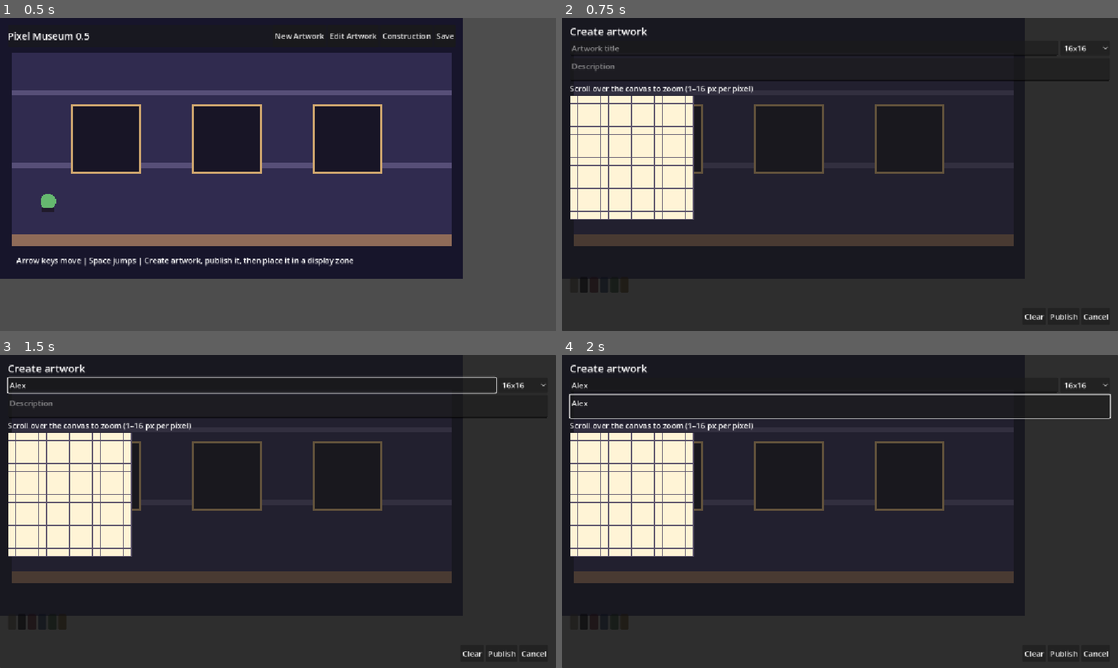
Above: before the commit, frames 1-4 (two rows, left to right).
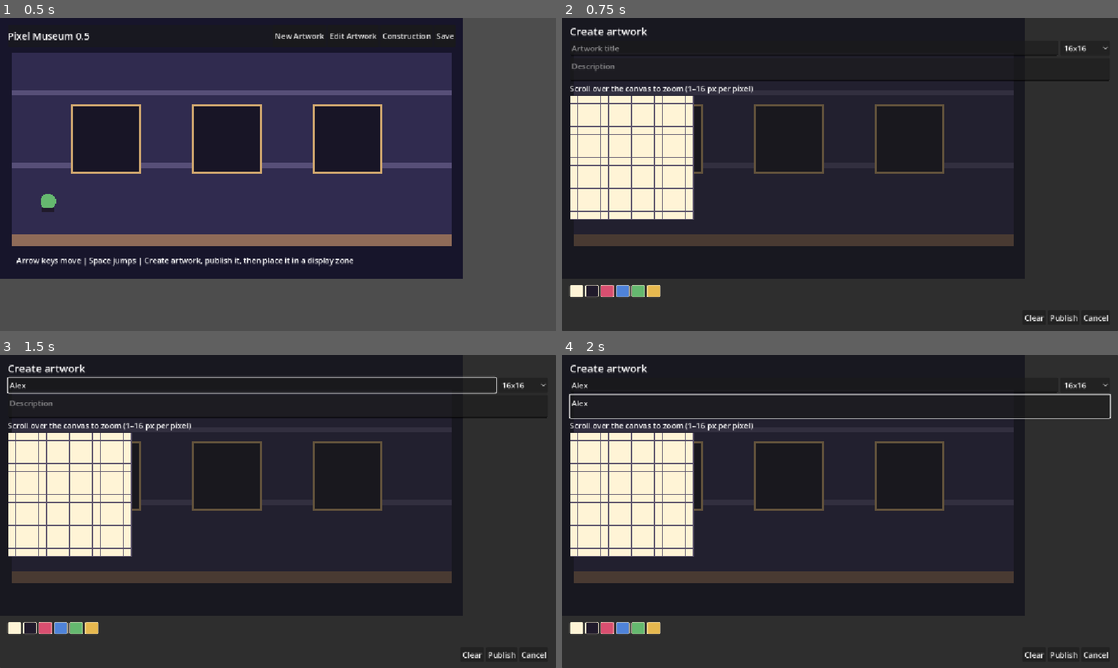
Above: after the commit, the same moments.

Repository: Yhtomitos/PixelMuseum
Game: Godot game, scene res://node_2d.tscn
Same seed, same stepped clock (60 frames per second), same inputs: the game is played once before the commit and once after it.
Inputs (mouse positions are in pixels of both pictures, inside the frame that each line leads up to):
- Up to frame 1 (0.5 s): no input
- Up to frame 2 (0.75 s): click "New Artwork" at 0.5 s
- Up to frame 3 (1.5 s): click (250, 386) at 1.27 s; type "Alex" at 1.35 s
- Up to frame 4 (2 s): click (840, 405) at 1.5 s; type "Alex" at 1.58 s

Frame 1 is identical in both runs. In frame 2, 0.7% of the frame differs, in the area x 1-99%, y 83-97%; in frame 3, 0.7%; in frame 4, 0.7%.

Commit message:
Brightened the palette swatches by replacing the default darkened button tint with explicit color styles.
Normal, hover, pressed, and focus states now retain the intended palette colors.
Added a light border for clearer swatch visibility.

Diff:
--- a/scripts/pixel_editor.gd
+++ b/scripts/pixel_editor.gd
@@ -59,7 +59,7 @@
 	grid_scroll = ScrollContainer.new()
 	grid_scroll.size_flags_horizontal = Control.SIZE_EXPAND_FILL
 	grid_scroll.size_flags_vertical = Control.SIZE_EXPAND_FILL
-	grid_scroll.custom_minimum_size = Vector2(0, 260)
+	grid_scroll.custom_minimum_size = Vector2(0, 220)
 	grid_scroll.clip_contents = true
 	column.add_child(grid_scroll)
 	grid = _PixelGrid.new()
@@ -67,37 +67,61 @@
 	grid_scroll.add_child(grid)
 	var bottom_area := VBoxContainer.new()
 	bottom_area.size_flags_vertical = Control.SIZE_SHRINK_END
-	bottom_area.custom_minimum_size.y = 72
+	bottom_area.custom_minimum_size.y = 60
+	bottom_area.add_theme_constant_override("separation", 2)
 	column.add_child(bottom_area)
 	var palette := HBoxContainer.new()
-	palette.custom_minimum_size.y = 32
+	palette.custom_minimum_size.y = 24
 	bottom_area.add_child(palette)
 	for index in colors.size():
 		var swatch := Button.new()
 		swatch.text = "  "
+		swatch.custom_minimum_size = Vector2(28, 24)
 		swatch.tooltip_text = "Palette entry %s" % index
-		swatch.modulate = colors[index]
+		swatch.modulate = Color.WHITE
+		swatch.add_theme_stylebox_override("normal", _palette_swatch_style(colors[index]))
+		swatch.add_theme_stylebox_override("hover", _palette_swatch_style(colors[index].lightened(0.12)))
+		swatch.add_theme_stylebox_override("pressed", _palette_swatch_style(colors[index].darkened(0.08)))
+		swatch.add_theme_stylebox_override("focus", _palette_swatch_style(colors[index]))
 		swatch.pressed.connect(_select_color.bind(index))
 		palette.add_child(swatch)
 	status_label = Label.new()
+	status_label.custom_minimum_size.y = 16
 	bottom_area.add_child(status_label)
 	var actions := HBoxContainer.new()
 	actions.alignment = BoxContainer.ALIGNMENT_END
-	actions.custom_minimum_size.y = 36
+	actions.custom_minimum_size.y = 28
 	bottom_area.add_child(actions)
 	var clear := Button.new()
 	clear.text = "Clear"
+	clear.custom_minimum_size.y = 28
 	clear.pressed.connect(_clear_canvas)
 	actions.add_child(clear)
 	var publish_button := Button.new()
 	publish_button.text = "Publish"
+	publish_button.custom_minimum_size.y = 28
 	publish_button.pressed.connect(_publish)
 	actions.add_child(publish_button)
 	var cancel_button := Button.new()
 	cancel_button.text = "Cancel"
+	cancel_button.custom_minimum_size.y = 28
 	cancel_button.pressed.connect(cancelled.emit)
 	actions.add_child(cancel_button)
 	_refresh_grid()
+
+func _palette_swatch_style(color: Color) -> StyleBoxFlat:
+	var style := StyleBoxFlat.new()
+	style.bg_color = color
+	style.border_width_left = 1
+	style.border_width_top = 1
+	style.border_width_right = 1
+	style.border_width_bottom = 1
+	style.border_color = Color("#fff4d6")
+	style.corner_radius_top_left = 2
+	style.corner_radius_top_right = 2
+	style.corner_radius_bottom_right = 2
+	style.corner_radius_bottom_left = 2
+	return style
 
 func _on_size_selected(index: int) -> void:
 	canvas_size = size_select.get_item_id(index)
